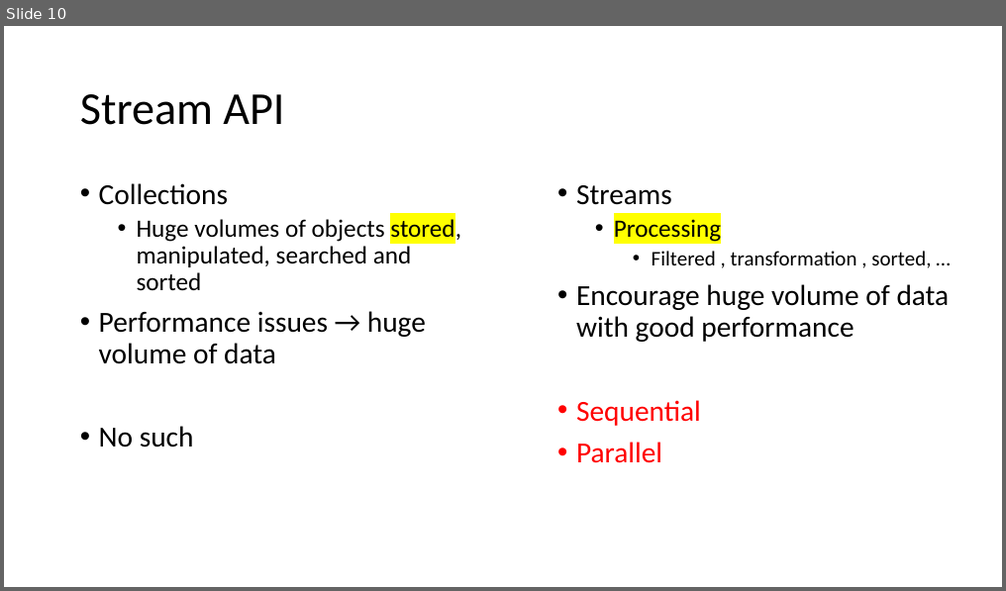
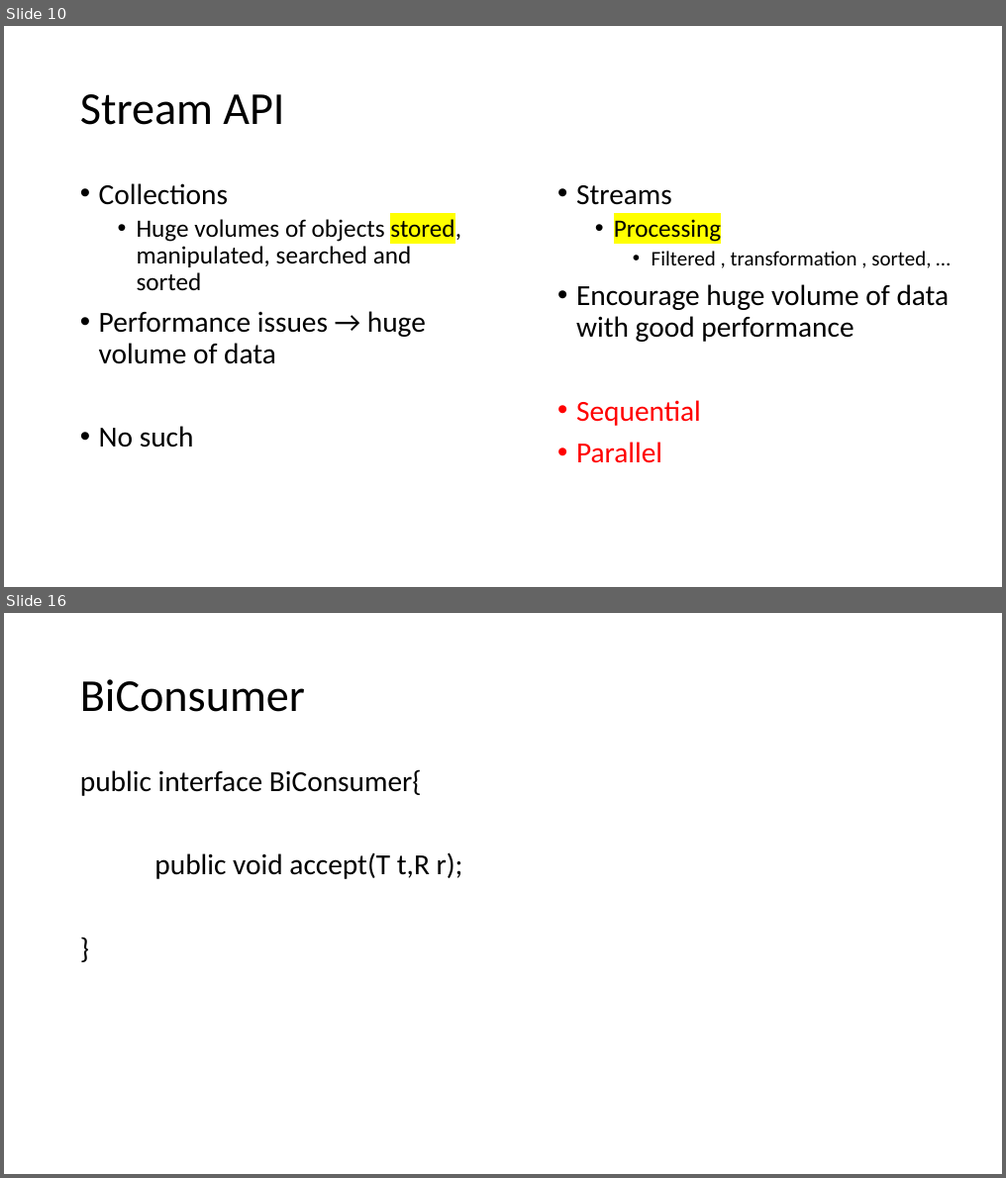
Before and after one commit to caprepo/hackerrank-jul, a slide deck: HackerRank.pptx. Shown one above the other, each under a label of ours: slide 10 before the commit, slides 10 and 16 after it; the slides between them are not shown. The pictures are 1006x591 and 1006x1178 pixels, drawn with LibreOffice and Linux fonts; fonts in the diff are those of the drawing. Boxes give left, top, right and bottom in pixels: in the first picture for what was removed or moved away, otherwise in the second. Text is boxed around its words. In the diff, an @@ line names an element or a change of style, - is before the commit and + after.

```diff
--- a/HackerRank.pptx
+++ b/HackerRank.pptx
@@ slide 16 added at [4,613,1002,1174], background #FFFFFF @@
@@ title added at [80,679,305,712], 44 pt, text #000000 @@
+BiConsumer
@@ text added at [80,769,463,879], 28 pt, text #000000 @@
+public interface BiConsumer{
+public void accept(T t,R r);
+}
```
Also in this commit, not shown: 10 other slides added.
